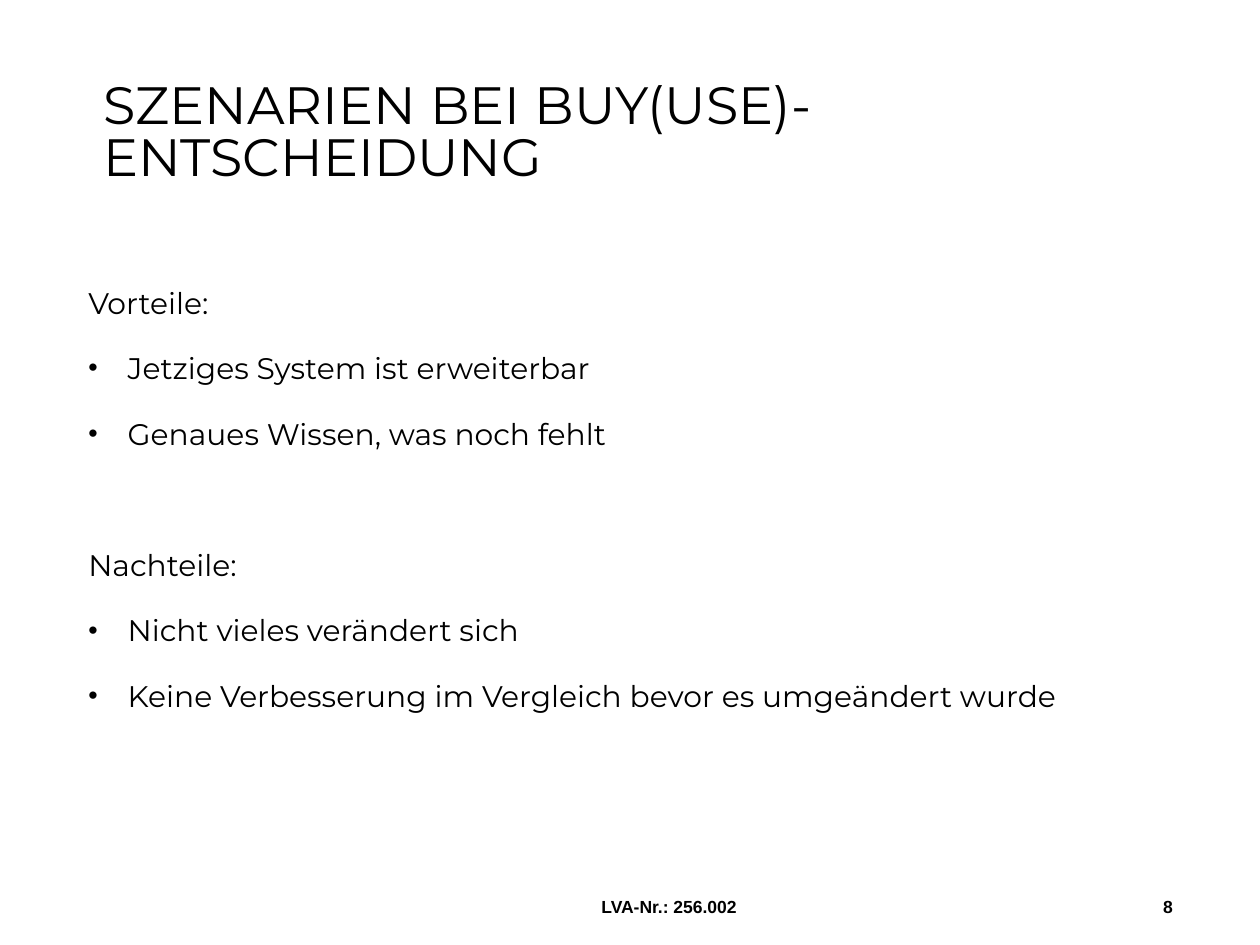
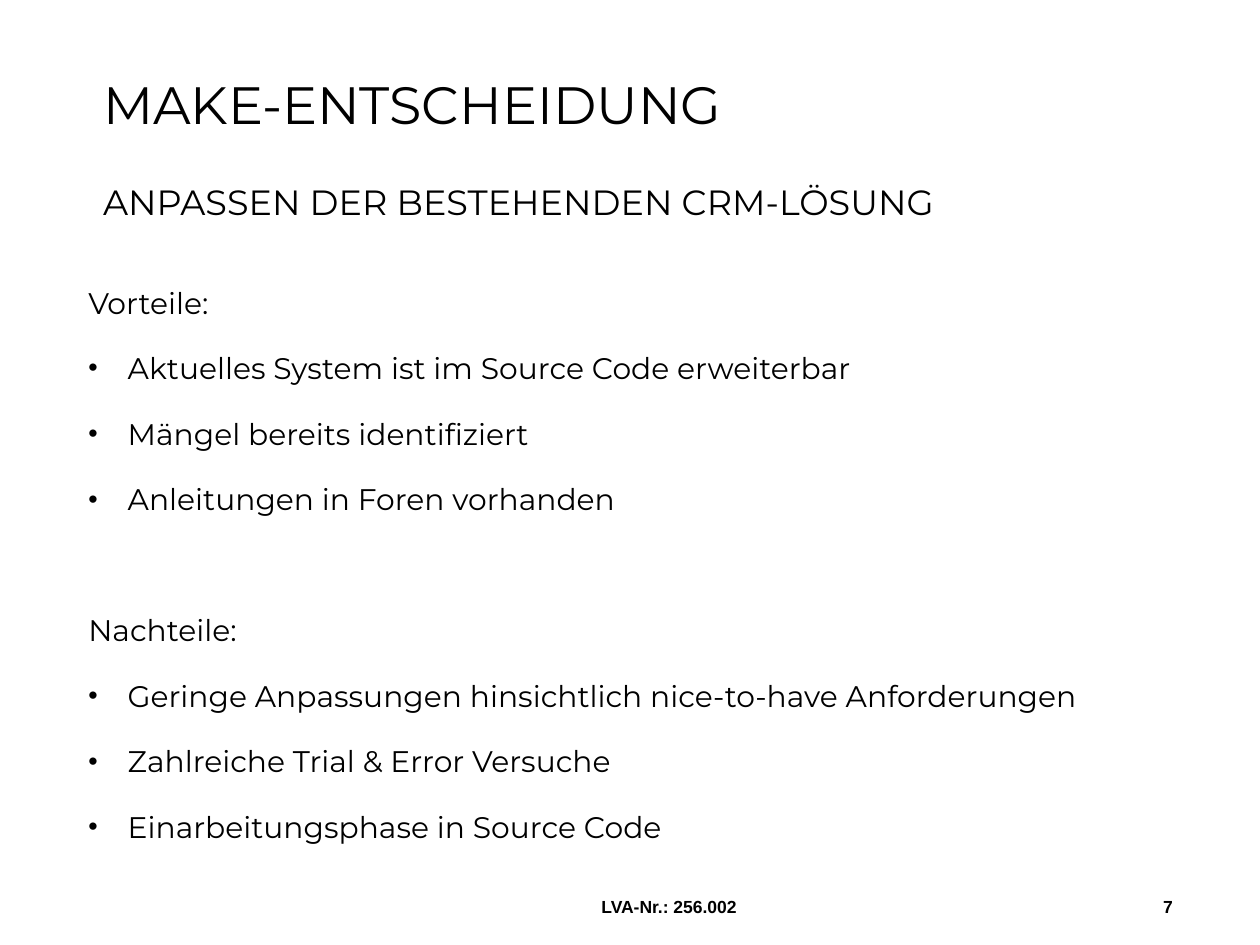
Before and after one commit to MilosTomic123/IT_Projekt_SS19, a slide deck: slide 7 of 2. Meilenstein.pptx (slide 8 before the commit). Drawn at 1260x945 pixels with LibreOffice and Linux fonts; fonts in the diff are those of the drawing; background and template pictures are left out. Boxes give left, top, right and bottom in pixels: in the first picture for what was removed or moved away, otherwise in the second. Text is boxed around its words. In the diff, an @@ line names an element or a change of style, - is before the commit and + after.

```diff
--- a/2. Meilenstein.pptx
+++ b/2. Meilenstein.pptx
@@ title at box(103, 87, 934, 216): text changed; size 30 to 20 pt @@
-SZENARIEN BEI BUY(USE)-ENTSCHEIDUNG
+MAKE-ENTSCHEIDUNG
+ANPASSEN DER BESTEHENDEN CRM-LÖSUNG
@@ text at box(128, 357, 850, 516): text changed @@
-• Jetziges System ist erweiterbar
-• Genaues Wissen, was noch fehlt
+• Aktuelles System ist im Source Code erweiterbar
+• Mängel bereits identifiziert
+• Anleitungen in Foren vorhanden
@@ text at box(128, 684, 1077, 839): text changed @@
-• Nicht vieles verändert sich
-• Keine Verbesserung im Vergleich bevor es umgeändert wurde
+• Geringe Anpassungen hinsichtlich nice-to-have Anforderungen
+• Zahlreiche Trial & Error Versuche
+• Einarbeitungsphase in Source Code
@@ page number at box(1163, 901, 1173, 913): text changed @@
-8
+7
```
Also in this commit, not shown: 8 other slides changed, 5 slides added, 2 other files.
